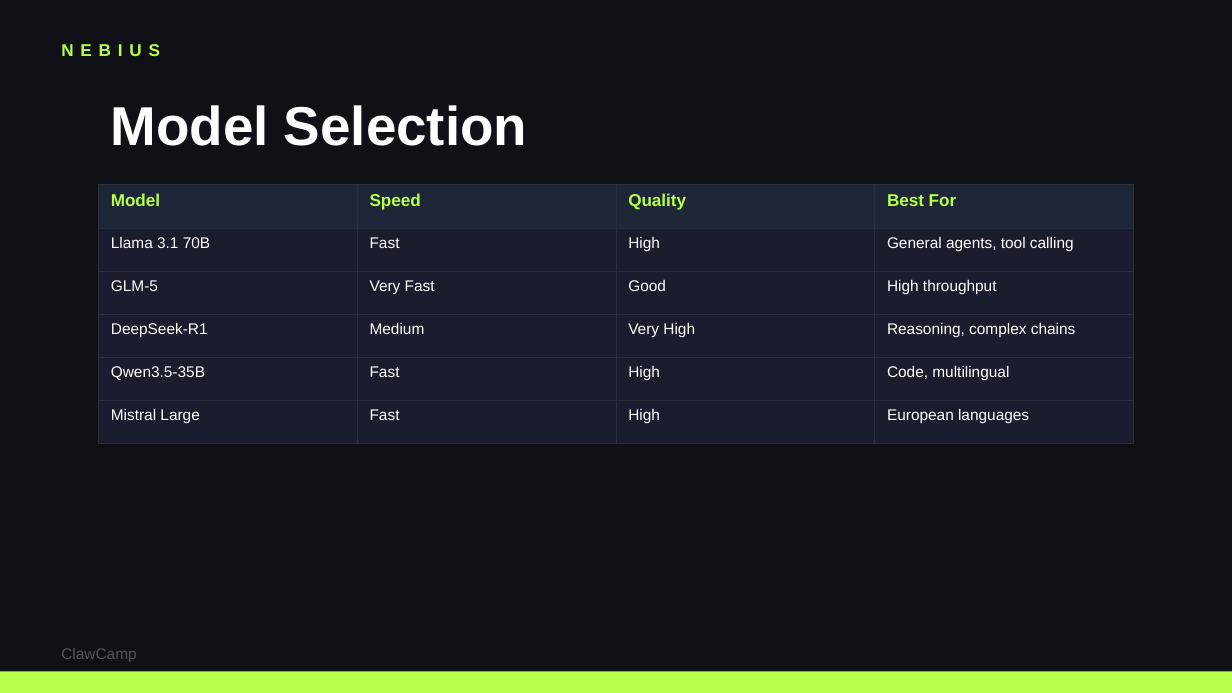
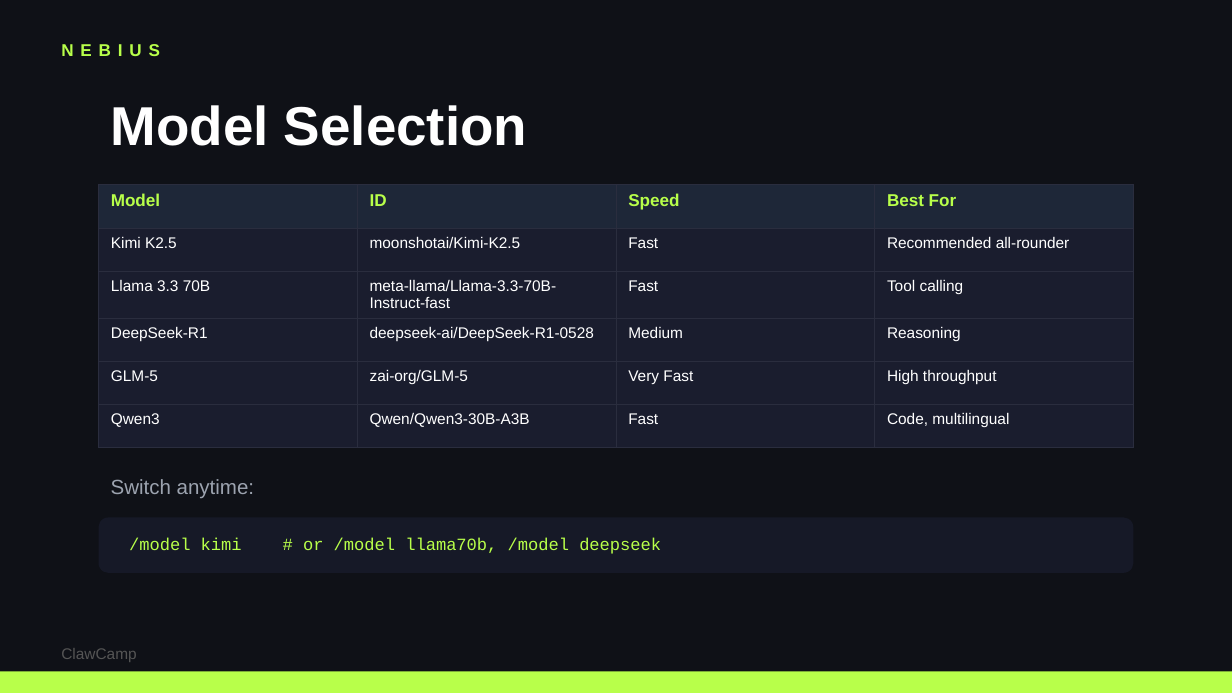
Before and after one commit to colygon/clawcamp-site, a slide deck: slide 11 of workshops/running-openclaw-on-nebius.pptx. Drawn at 1232x693 pixels with LibreOffice and Linux fonts; fonts in the diff are those of the drawing. Boxes give left, top, right and bottom in pixels: in the first picture for what was removed or moved away, otherwise in the second. Text is boxed around its words. In the diff, an @@ line names an element or a change of style, - is before the commit and + after.

```diff
--- a/workshops/running-openclaw-on-nebius.pptx
+++ b/workshops/running-openclaw-on-nebius.pptx
@@ table at <box>99,185,1133,431</box> @@
-row 1, column 2: Speed
+row 1, column 2: ID
-row 1, column 3: Quality
+row 1, column 3: Speed
-row 2: Llama 3.1 70B | Fast | High | General agents, tool calling
+row 2: Kimi K2.5 | moonshotai/Kimi-K2.5 | Fast | Recommended all-rounder
-row 3: GLM-5 | Very Fast | Good | High throughput
+row 3: Llama 3.3 70B | meta-llama/Llama-3.3-70B-Instruct-fast | Fast | Tool calling
-row 4: DeepSeek-R1 | Medium | Very High | Reasoning, complex chains
+row 4: DeepSeek-R1 | deepseek-ai/DeepSeek-R1-0528 | Medium | Reasoning
-row 5: Qwen3.5-35B | Fast | High | Code, multilingual
+row 5: GLM-5 | zai-org/GLM-5 | Very Fast | High throughput
-row 6: Mistral Large | Fast | High | European languages
+row 6: Qwen3 | Qwen/Qwen3-30B-A3B | Fast | Code, multilingual
@@ text added at <box>111,479,254,498</box>, 12 pt, text #9CA3AF @@
+Switch anytime:
@@ rounded rectangle added at <box>99,517,1133,573</box>, fill #161927 @@
@@ text added at <box>129,537,661,554</box>, 10 pt, text #B8FF4A @@
+/model kimi # or /model llama70b, /model deepseek
```
Also in this commit, not shown: 10 other slides changed.
